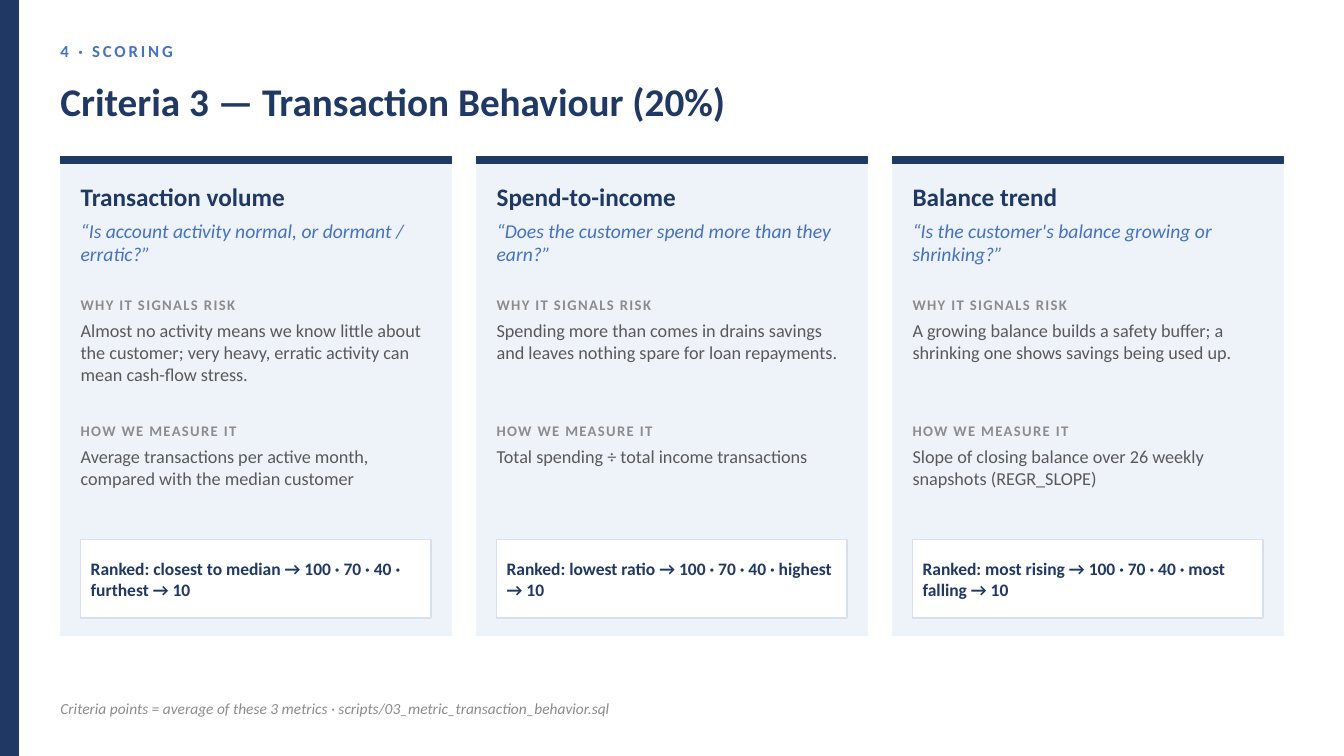
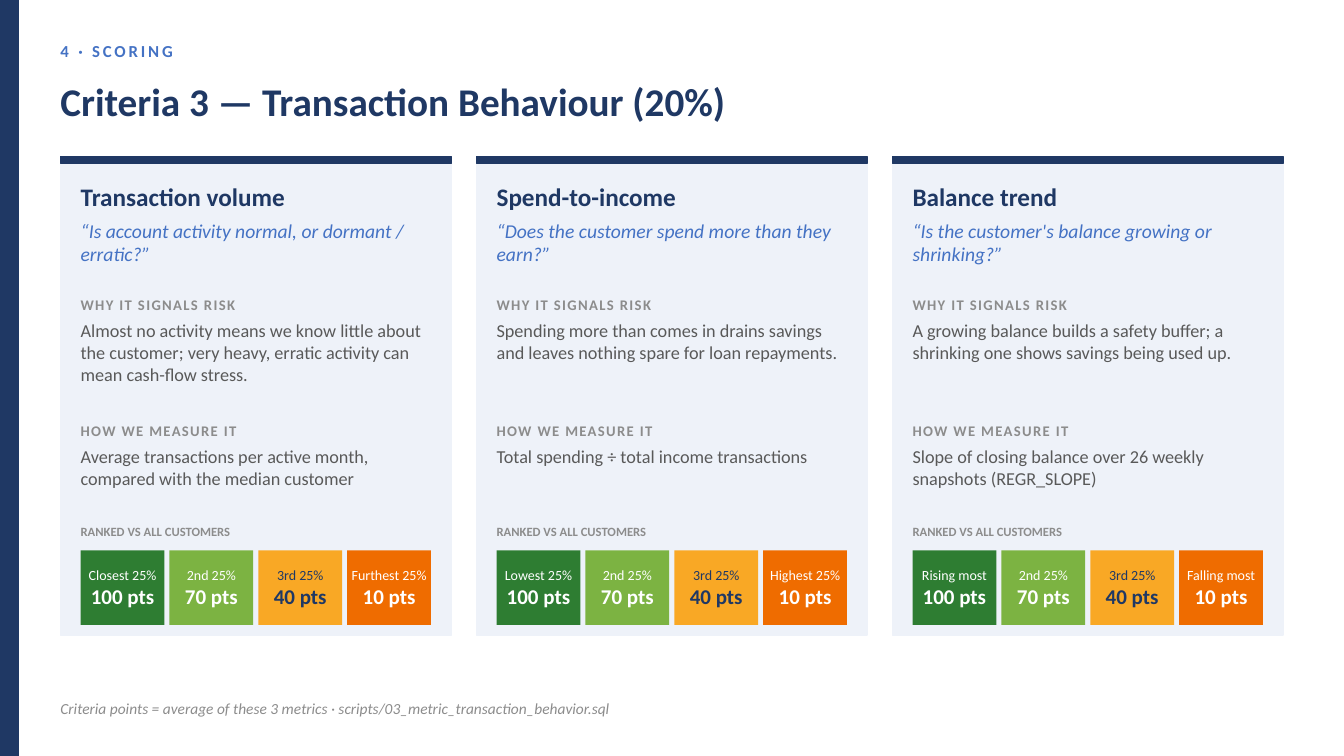
Before and after one commit to huotrithy/da-assignment-risk-scoring, a slide deck: slide 15 of docs/Stage2_Presentation_v2.pptx. Drawn at 1344x756 pixels with LibreOffice and Linux fonts; fonts in the diff are those of the drawing. Boxes give left, top, right and bottom in pixels: in the first picture for what was removed or moved away, otherwise in the second. Text is boxed around its words. In the diff, an @@ line names an element or a change of style, - is before the commit and + after.

```diff
--- a/docs/Stage2_Presentation_v2.pptx
+++ b/docs/Stage2_Presentation_v2.pptx
@@ rectangle removed at (81, 539, 432, 618) @@
@@ text added at (81, 528, 230, 536), 9 pt, text #8C8C8C, bold @@
+RANKED VS ALL CUSTOMERS
@@ rectangle removed at (497, 539, 848, 618) @@
@@ text added at (497, 528, 646, 536), 9 pt, text #8C8C8C, bold @@
+RANKED VS ALL CUSTOMERS
@@ rectangle removed at (912, 539, 1263, 618) @@
@@ text added at (913, 528, 1062, 536), 9 pt, text #8C8C8C, bold @@
+RANKED VS ALL CUSTOMERS
@@ rectangle added at (81, 551, 164, 625), fill #2E7D32, 10 pt, text #FFFFFF @@
+Closest 25%
+100 pts
@@ text removed at (91, 562, 392, 596) @@
-Ranked: closest to median → 100 · 70 · 40 · furthest → 10
@@ rectangle added at (169, 551, 253, 625), fill #7CB342, 10 pt, text #FFFFFF @@
+2nd 25%
+70 pts
@@ rectangle added at (258, 551, 342, 625), fill #F9A825, 10 pt, text #1F3864 @@
+3rd 25%
+40 pts
@@ rectangle added at (347, 551, 431, 625), fill #EF6C00, 10 pt, text #FFFFFF @@
+Furthest 25%
+10 pts
@@ rectangle added at (497, 551, 581, 625), fill #2E7D32, 10 pt, text #FFFFFF @@
+Lowest 25%
+100 pts
@@ text removed at (507, 562, 832, 596) @@
-Ranked: lowest ratio → 100 · 70 · 40 · highest → 10
@@ rectangle added at (586, 551, 669, 625), fill #7CB342, 10 pt, text #FFFFFF @@
+2nd 25%
+70 pts
@@ rectangle added at (675, 551, 758, 625), fill #F9A825, 10 pt, text #1F3864 @@
+3rd 25%
+40 pts
@@ rectangle added at (763, 551, 847, 625), fill #EF6C00, 10 pt, text #FFFFFF @@
+Highest 25%
+10 pts
@@ rectangle added at (912, 551, 996, 625), fill #2E7D32, 10 pt, text #FFFFFF @@
+Rising most
+100 pts
@@ text removed at (923, 562, 1224, 599) @@
-Ranked: most rising → 100 · 70 · 40 · most falling → 10
@@ rectangle added at (1002, 551, 1086, 625), fill #7CB342, 10 pt, text #FFFFFF @@
+2nd 25%
+70 pts
@@ rectangle added at (1091, 551, 1175, 625), fill #F9A825, 10 pt, text #1F3864 @@
+3rd 25%
+40 pts
@@ rectangle added at (1180, 551, 1263, 625), fill #EF6C00, 10 pt, text #FFFFFF @@
+Falling most
+10 pts
```
Also in this commit, not shown: 6 other slides changed.
